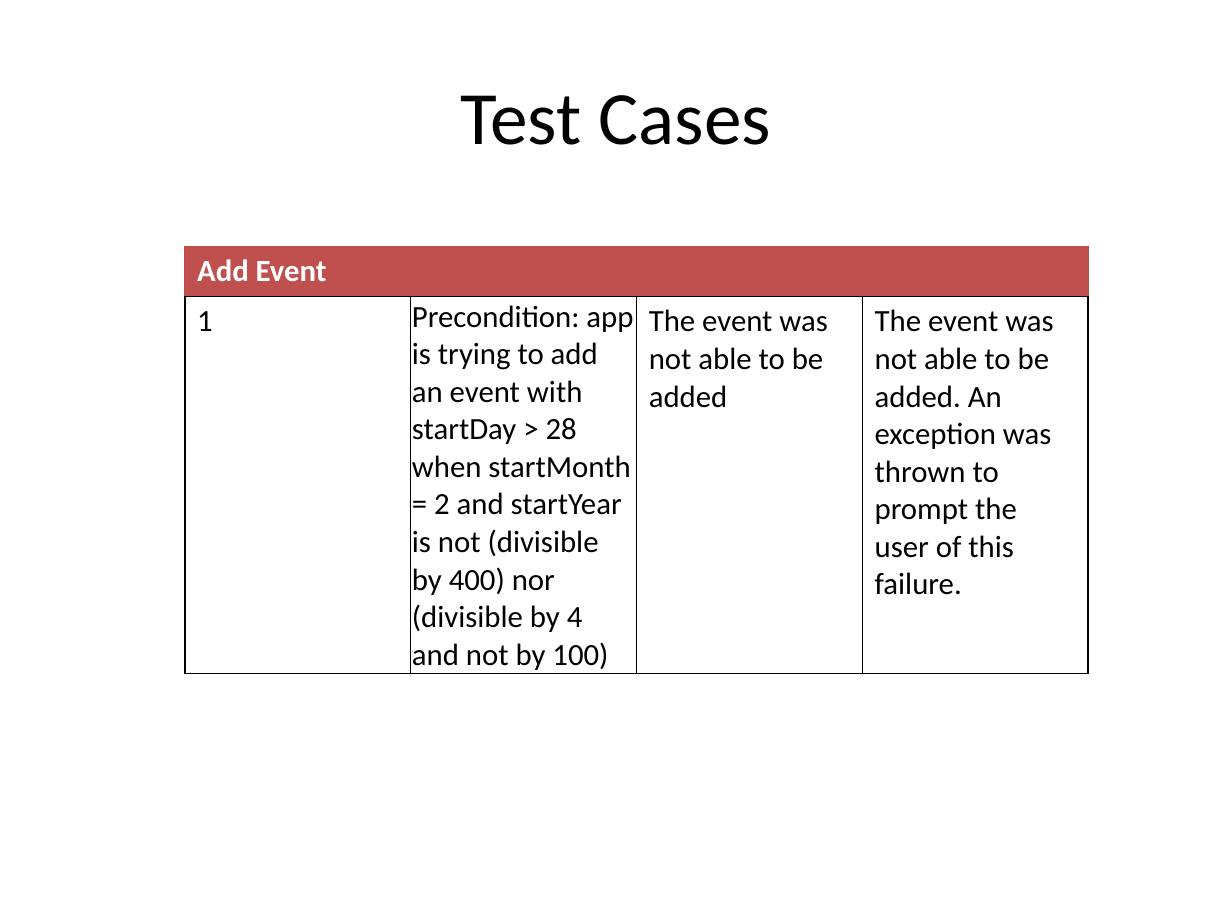
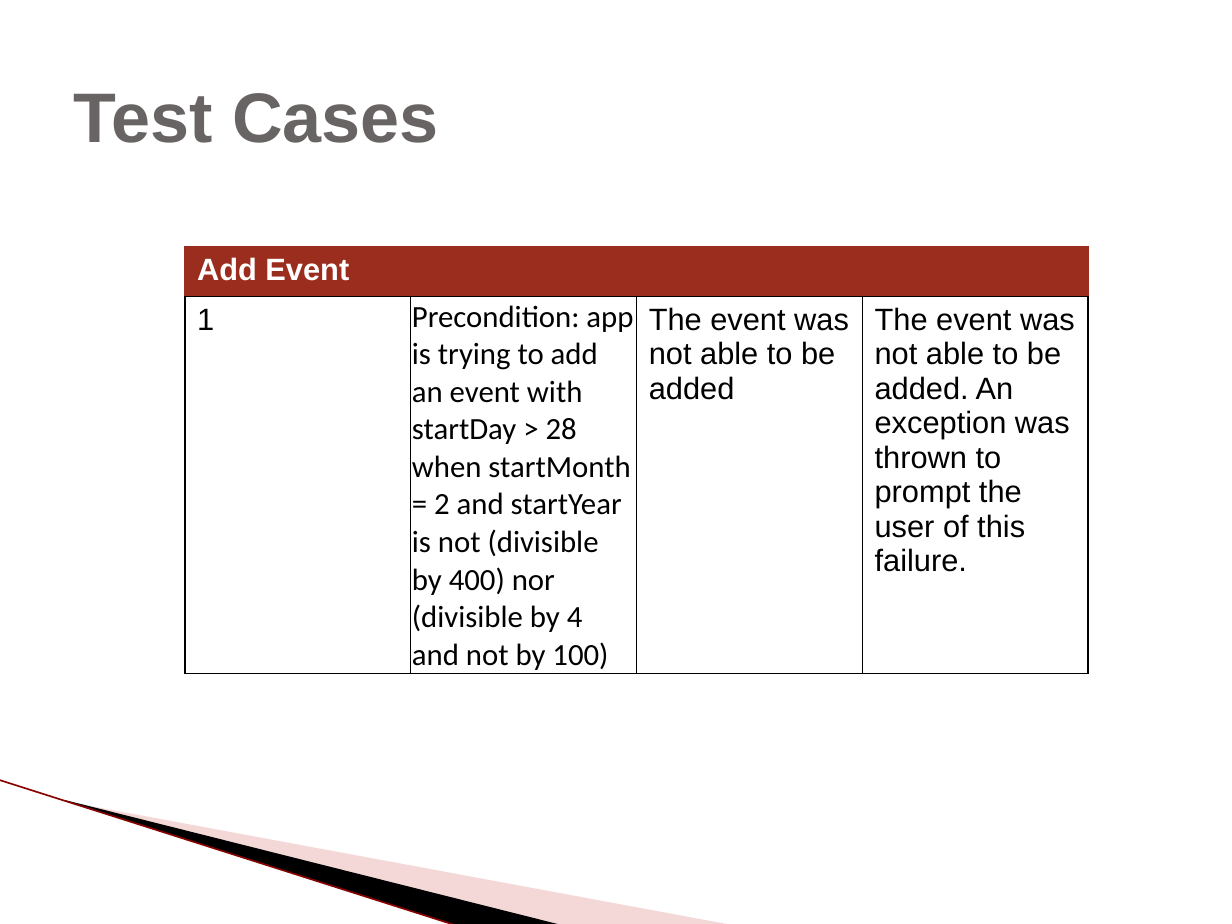
Before and after one commit to scurrymd/Software-Engineering, a slide deck: slide 13 of docs/UC Schedule App.pptx (slide 12 before the commit). Drawn at 1232x924 pixels with LibreOffice and Linux fonts; fonts in the diff are those of the drawing; background and template pictures are left out. Boxes give left, top, right and bottom in pixels: in the first picture for what was removed or moved away, otherwise in the second. Text is boxed around its words. In the diff, an @@ line names an element or a change of style, - is before the commit and + after.

```diff
--- a/docs/UC Schedule App.pptx
+++ b/docs/UC Schedule App.pptx
@@ title "Test Cases" at (74,93,439,143): size 44 to 41 pt, font Calibri to Arial, text colour #000000 to #696464, bold on; alignment centre to left @@
@@ table at (185,246,1087,674) @@
@@ font Calibri to Arial in "Add Event", "1", "The event was not able to be ...", "The event was not able to be ..." @@
@@ borders changed @@
@@ line added from (0, 780) to (457, 924), #E09494 0.95 pt @@
@@ freeform shape added at (65,800,563,924), fill #000000 @@
@@ freeform shape added at (68,801,733,924), fill #E49D9D at 40% opacity @@
```
Also in this commit, not shown: 22 other slides changed, 2 slides added.
